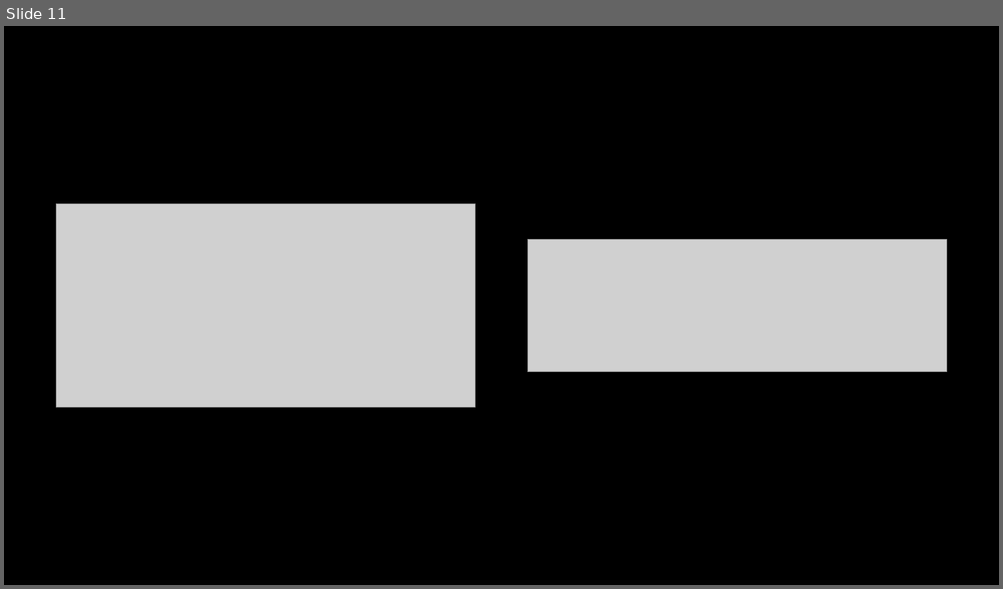
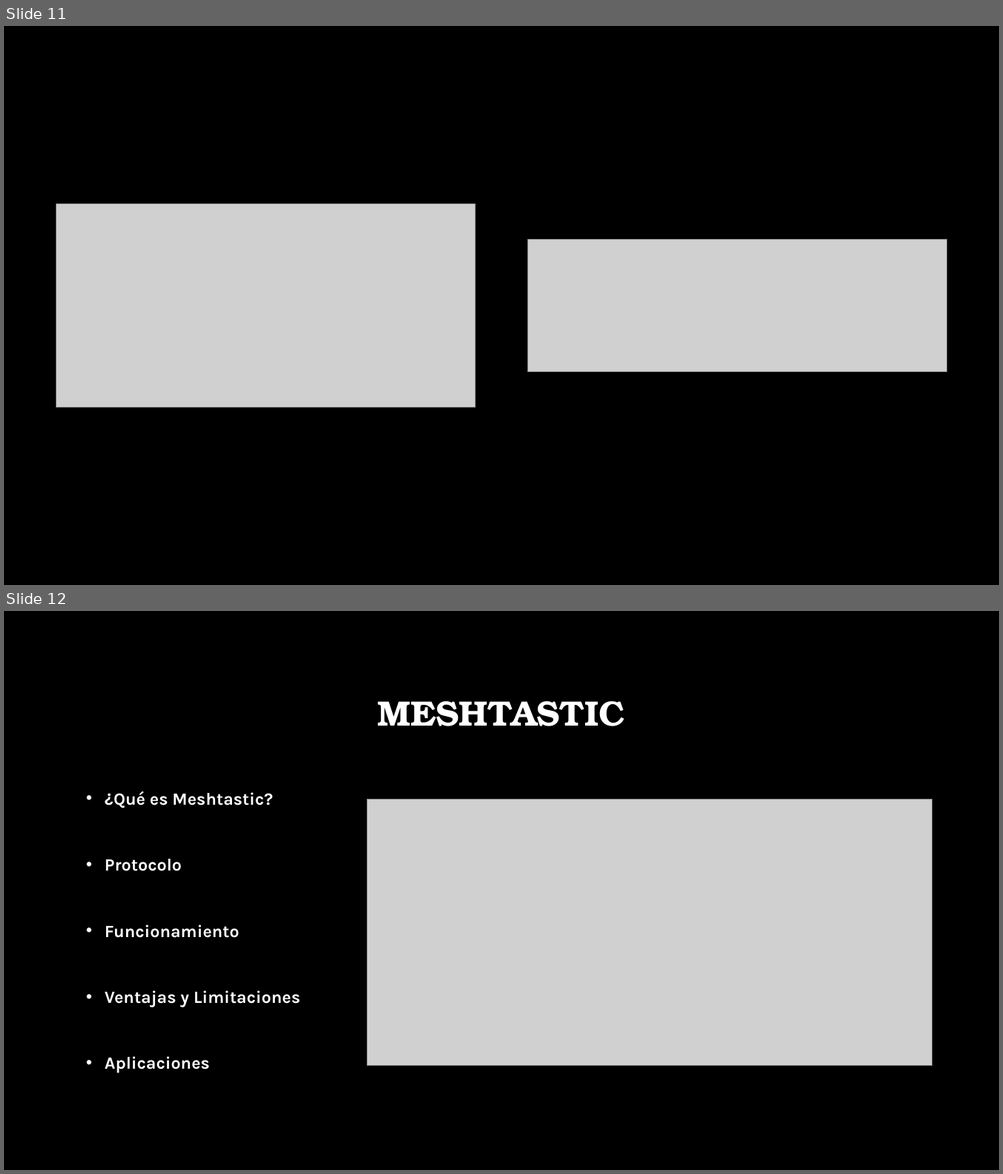
Before and after one commit to Tobiasfonseca/Integrador_GR5, a slide deck: Conceptos previos.pptx. Shown one above the other, each under a label of ours: slide 11 before the commit, slides 11 and 12 after it. The pictures are 1003x589 and 1003x1174 pixels, drawn with LibreOffice and Linux fonts; fonts in the diff are those of the drawing; grey boxes stand for pictures; background and template pictures are left out. Boxes give left, top, right and bottom in pixels: in the first picture for what was removed or moved away, otherwise in the second. Text is boxed around its words. In the diff, an @@ line names an element or a change of style, - is before the commit and + after.

```diff
--- a/Conceptos previos.pptx
+++ b/Conceptos previos.pptx
@@ slide 12 added at (4,611,999,1170), background picture (left out) @@
@@ title added at (377,701,624,726), 34 pt, text #FFFFFF, bold @@
+MESHTASTIC
@@ text added at (105,792,300,1073), 16.6 pt, text #FFFFFF, bold @@
+• ¿Qué es Meshtastic?
+• Protocolo
+• Funcionamiento
+• Ventajas y Limitaciones
+• Aplicaciones
@@ picture added at (367,800,932,1066) @@
```
Also in this commit, not shown: 1 slide changed, 2 other slides added, 2 slides removed.
